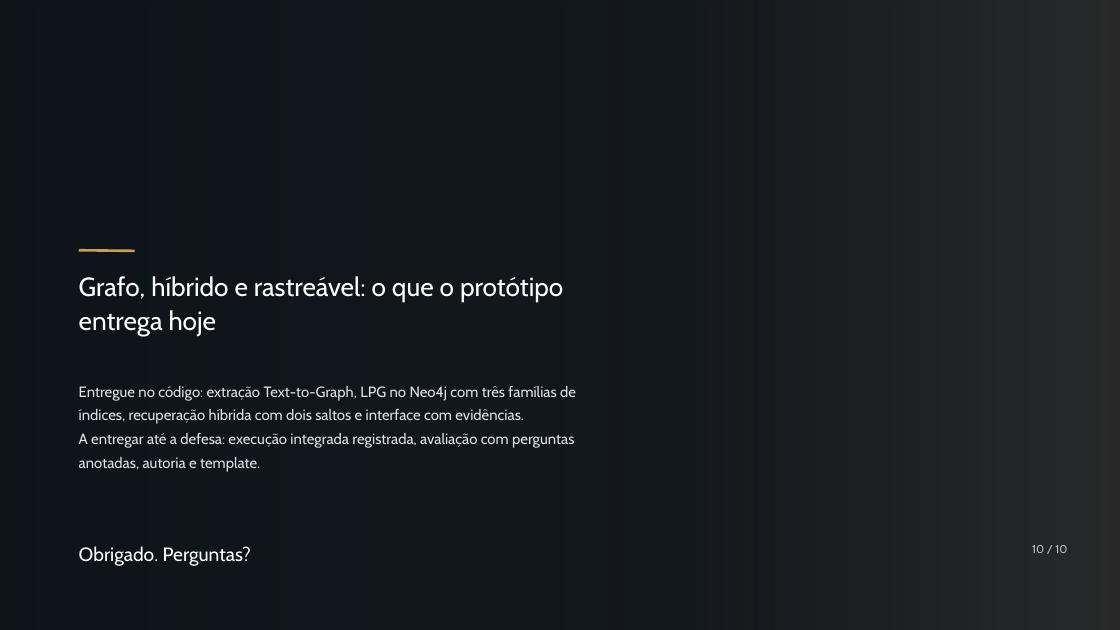
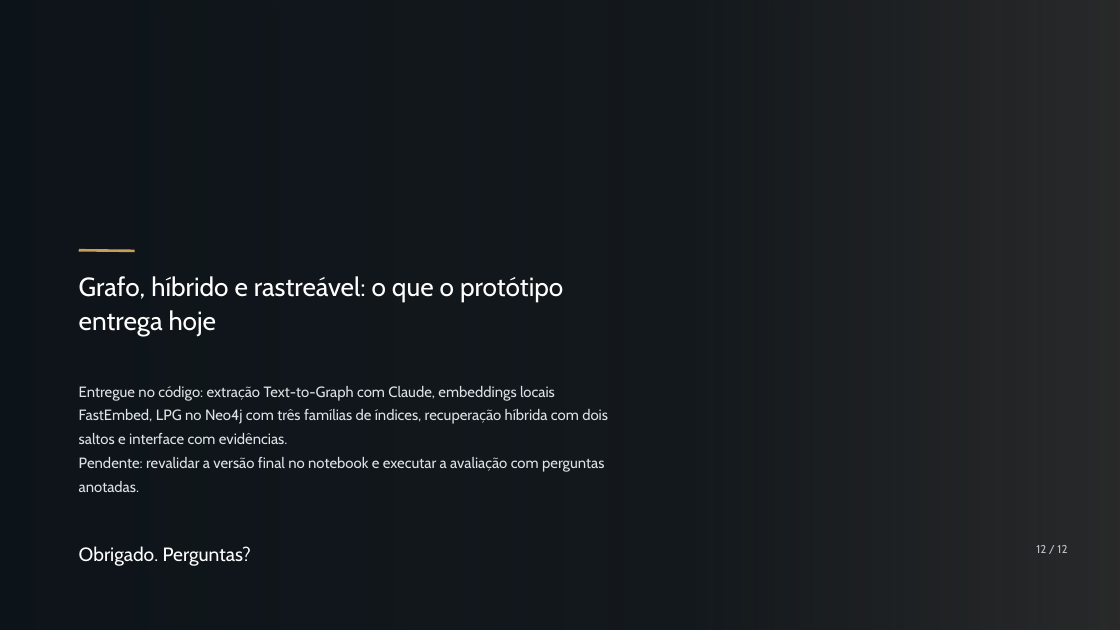
Before and after one commit to ARTHURNOBREGA1268/cinegrafo, a slide deck: slide 12 of docs/06_apresentacao_10pila.pptx (slide 10 before the commit). Drawn at 1120x630 pixels with LibreOffice and Linux fonts; fonts in the diff are those of the drawing; background and template pictures are left out; a plain dark background stands for a picture behind light text. Boxes give left, top, right and bottom in pixels: in the first picture for what was removed or moved away, otherwise in the second. Text is boxed around its words. In the diff, an @@ line names an element or a change of style, - is before the commit and + after.

```diff
--- a/docs/06_apresentacao_10pila.pptx
+++ b/docs/06_apresentacao_10pila.pptx
@@ text at (x1=79, y1=386, x2=608, y2=492): text changed @@
-Entregue no código: extração Text-to-Graph, LPG no Neo4j com três famílias de índices, recuperação híbrida com dois saltos e interface com evidências.
-A entregar até a defesa: execução integrada registrada, avaliação com perguntas anotadas, autoria e template.
+Entregue no código: extração Text-to-Graph com Claude, embeddings locais FastEmbed, LPG no Neo4j com três famílias de índices, recuperação híbrida com dois saltos e interface com evidências.
+Pendente: revalidar a versão final no notebook e executar a avaliação com perguntas anotadas.
@@ text at (x1=1036, y1=545, x2=1067, y2=553): text changed @@
-10 / 10
+12 / 12
```
Also in this commit, not shown: 9 other slides changed, 2 slides added.
